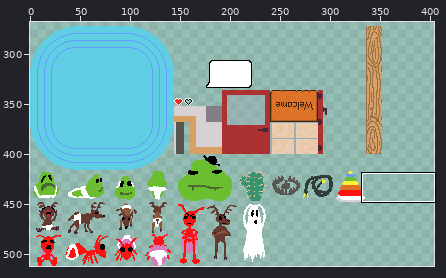
A sprite sheet gets an edit: assets/TestMap.png. The picture above shows the old version from afar; the outline marks the close-up.
Close-up. Before the edit:
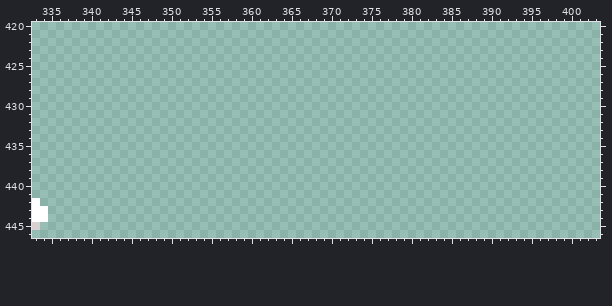
The file is 512x512 pixels. Shown: x 333..403, y 420..446. The wide view leaves out empty margins.
New version:
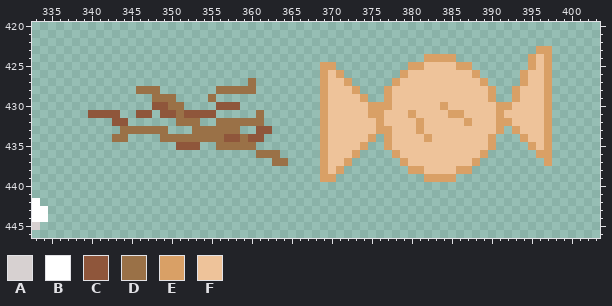
Palette (. is transparent): A #d7d1d1  B #ffffff  C #8f563b  D #9a7147  E #d9a066  F #eec39a
The edit:
@@ x 333..403 @@
 422 .......................................................................
-423 .......................................................................
-424 .......................................................................
-425 .......................................................................
-426 .......................................................................
-427 .......................................................................
-428 .......................................................................
-429 .......................................................................
-430 .......................................................................
-431 .......................................................................
-432 .......................................................................
-433 .......................................................................
-434 .......................................................................
-435 .......................................................................
-436 .......................................................................
-437 .......................................................................
-438 .......................................................................
-439 .......................................................................
+423 ...............................................................EE......
+424 .................................................EEEE.........EFE......
+425 ....................................EE.........EEFFFFEE.......EFE......
+426 ....................................EFE.......EFFFFFFFFE.....EFFE......
+427 ...........................D........EFFE.....EFFFFFFFFFFE....EFFE......
+428 .............DDD.......DDDDD........EFFFE...EFFFFFFFFFFFFE..EFFFE......
+429 ...............DDD....D.............EFFFFE..EFFFFFFFFFFFFE..EFFFE......
+430 ...............CCDD....CCC..........EFFFFFEEEFFFFFFEFFFFFFEEFFFFE......
+431 .......CCCC..CC.CCDCCCC.....D.......EFFFFFEEFFFEFFFFEEFFFFEFFFFFE......
+432 ..........CC......DDD..DDDDDD.......EFFFFFFEFFFFEFFFFFEFFFEEFFFFE......
+433 ...........DDDDDD...DDDDDD..CC......EFFFFFFEEFFFEFFFFFFFFFE.EFFFE......
+434 ..........DD....DDDDDDDDCCDCC.......EFFFFFE.EFFFFEFFFFFFFE...EFFE......
+435 ..................CCC..DDDDD........EFFFFE..EFFFFFFFFFFFFE....EFE......
+436 ............................DDD.....EFFFE....EFFFFFFFFFFE......EE......
+437 ..............................DD....EFFE......EFFFFFFFFE........E......
+438 ....................................EFE........EEFFFFEE................
+439 ....................................EE...........EEEE..................
 440 .......................................................................
Pixel boxes of the changes (left, top, right, bottom) in both close-ups:
added: (320, 46, 552, 182)
added: (88, 78, 288, 166)
